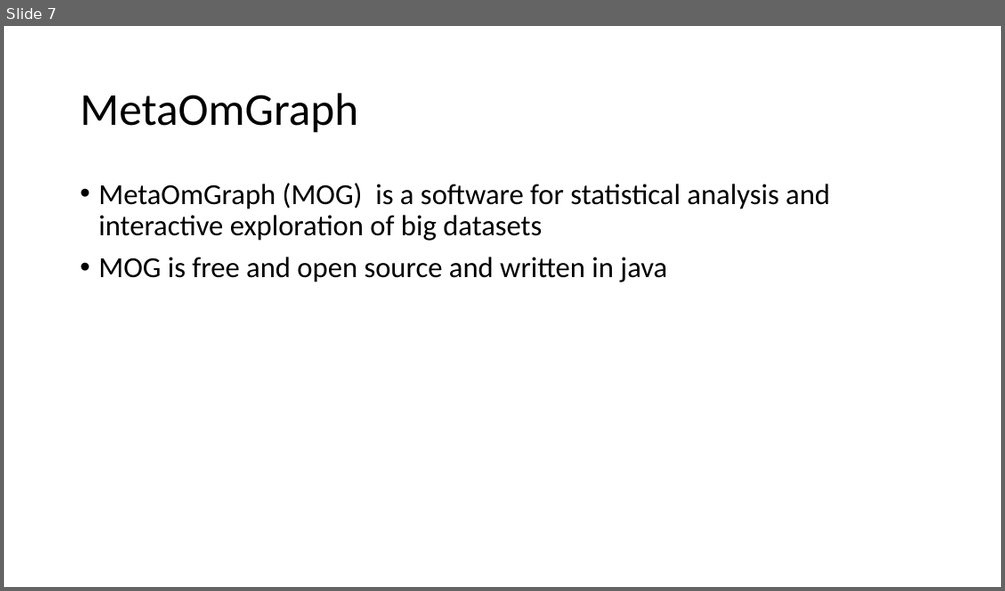
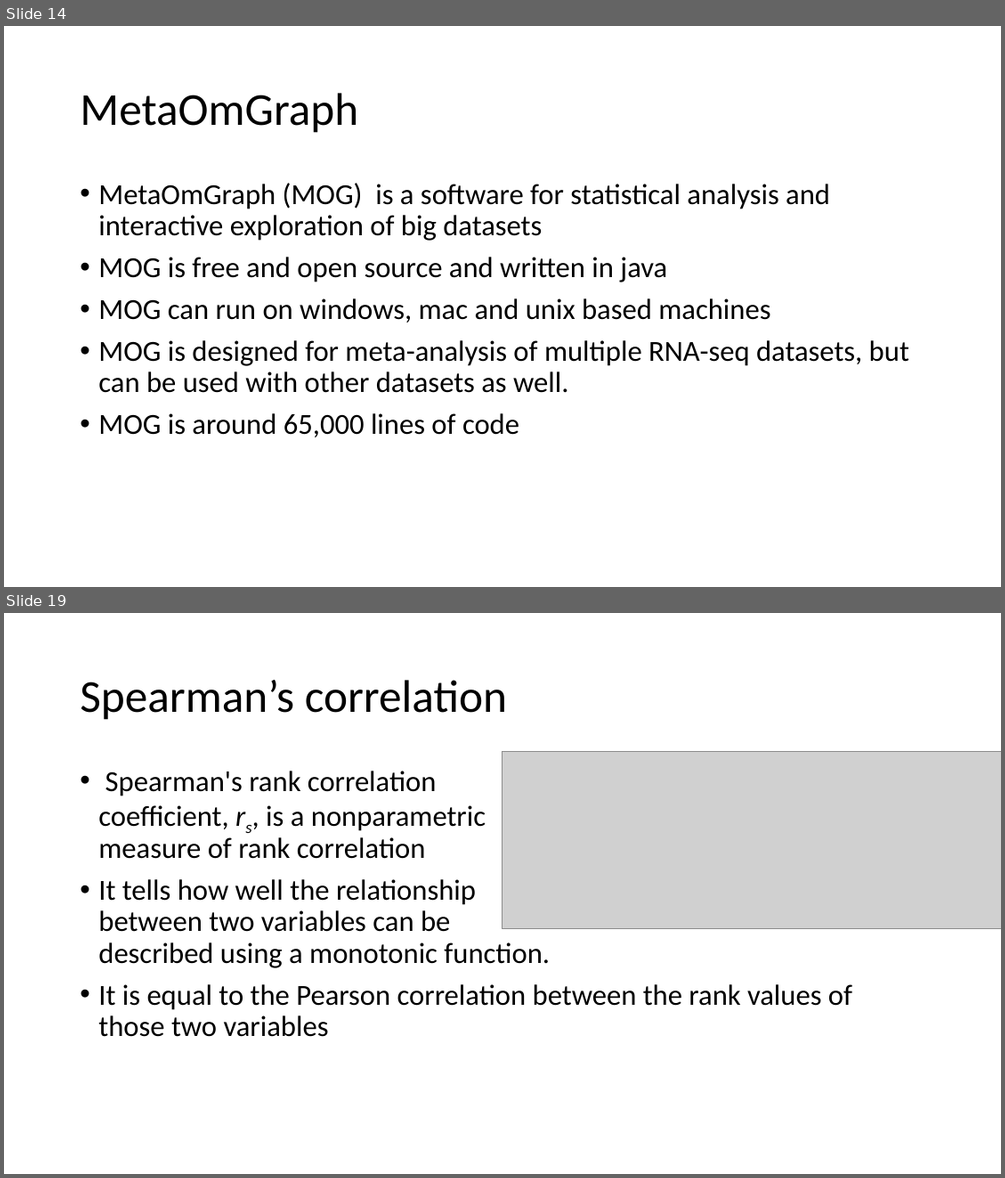
Before and after one commit to urmi-21/MOGtutorial, a slide deck: EDA_MOG.pptx. Shown one above the other, each under a label of ours: slide 7 before the commit, slides 14 and 19 after it; the slides between them are not shown. The pictures are 1005x591 and 1005x1178 pixels, drawn with LibreOffice and Linux fonts; fonts in the diff are those of the drawing; grey boxes stand for pictures. Boxes give left, top, right and bottom in pixels: in the first picture for what was removed or moved away, otherwise in the second. Text is boxed around its words. In the diff, an @@ line names an element or a change of style, - is before the commit and + after.

```diff
--- a/EDA_MOG.pptx
+++ b/EDA_MOG.pptx
@@ slide 19 added at box(4, 613, 1001, 1174), background #FFFFFF @@
@@ title added at box(80, 680, 507, 720), 44 pt, text #000000 @@
+Spearman’s correlation
@@ text added at box(98, 771, 852, 1037), 28 pt, text #000000 @@
+• Spearman's rank correlation
+  coefficient, rs, is a nonparametric
+  measure of rank correlation
+• It tells how well the relationship
+  between two variables can be
+  described using a monotonic function.
+• It is equal to the Pearson correlation between the rank values of those two variables
@@ picture added at box(502, 751, 1001, 929) @@
@@ what was slide 7 is now slide 14 @@
@@ slide 14 changed as well @@
@@ text at box(98, 298, 909, 437): paragraphs added @@
+• MOG can run on windows, mac and unix based machines
+• MOG is designed for meta-analysis of multiple RNA-seq datasets, but can be used with other datasets as well.
+• MOG is around 65,000 lines of code
```
Also in this commit, not shown: 18 other slides added, 3 slides removed.
